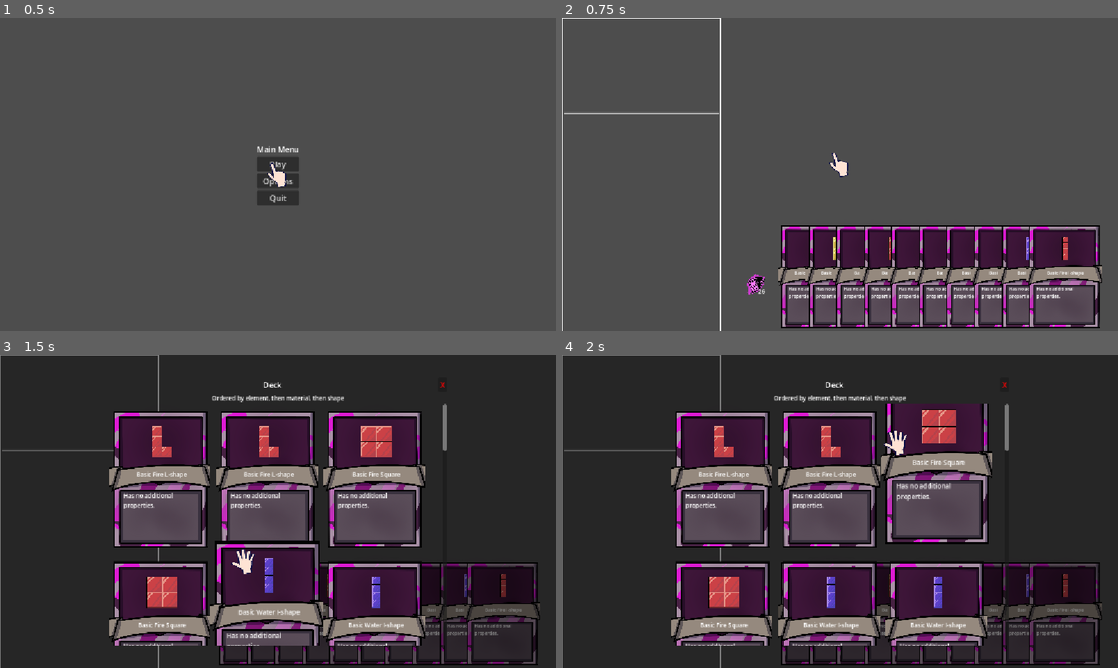
Above: before the commit, frames 1-4 (two rows, left to right).
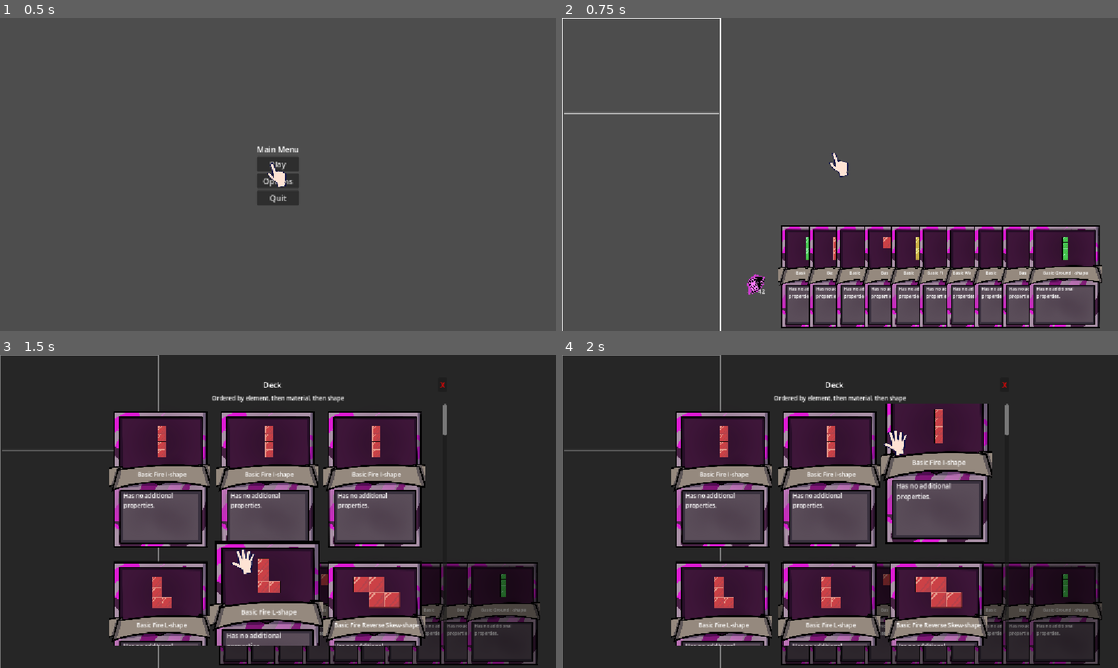
Above: after the commit, the same moments.

Repository: ttcs-games/godot-wild-jam-99
Game: Godot game, scene res://Main_menu.tscn
Same seed, same stepped clock (60 frames per second), same inputs: the game is played once before the commit and once after it.
Inputs (mouse positions are in pixels of both pictures, inside the frame that each line leads up to):
- Up to frame 1 (0.5 s): no input
- Up to frame 2 (0.75 s): click "Play" at 0.5 s
- Up to frame 3 (1.5 s): tap Enter at 1.25 s; drag from (200, 621) to (333, 442) at 1.27 s
- Up to frame 4 (2 s): no input

Frame 1 is identical in both runs. In frame 2, 0.5% of the frame differs, in the area x 35-95%, y 70-90%; in frame 3, 2.9%, in the area x 24-95%, y 22-93%; in frame 4, 2.9%.

Commit message:
Updated Shape Resources and Added Initial Rewards Screen

Diff:
--- /dev/null
+++ b/Rewards_screen.tscn
@@ -0,0 +1,8 @@
+[gd_scene format=3 uid="uid://bfpe6oflplml5"]
+
+[ext_resource type="Script" uid="uid://n51qvajcaiyd" path="res://rewards_screen.gd" id="1_85wn1"]
+
+[node name="RewardsScreen" type="Control" unique_id=1251849727]
+layout_mode = 3
+anchors_preset = 0
+script = ExtResource("1_85wn1")
--- a/data/card_factory.gd
+++ b/data/card_factory.gd
@@ -1,8 +1,15 @@
 class_name CardFactory
 
 const L_SHAPE = preload("res://data/shapes/L_shape.tres")
+const REVERSEL_SHAPE = preload("res://data/shapes/ReverseL_shape.tres")
+
+const SKEW_SHAPE = preload("res://data/shapes/Skew_shape.tres")
+const REVERSESKEW_SHAPE = preload("res://data/shapes/ReverseSkew_shape.tres")
+
 const SQUARE_SHAPE = preload("res://data/shapes/square_shape.tres")
 const I_SHAPE = preload("res://data/shapes/I_shape.tres")
+const T_SHAPE = preload("res://data/shapes/T_shape.tres")
+
 
 const BASIC_MATERIAL = preload("res://data/materials/basic_material.tres")
 
@@ -20,6 +27,26 @@
 	deck.append(make(L_SHAPE.duplicate(), Elements.Id.BLUE, BASIC_MATERIAL))
 	deck.append(make(L_SHAPE.duplicate(), Elements.Id.GREEN, BASIC_MATERIAL))
 	deck.append(make(L_SHAPE.duplicate(), Elements.Id.YELLOW, BASIC_MATERIAL))
+
+	deck.append(make(REVERSEL_SHAPE.duplicate(), Elements.Id.RED, BASIC_MATERIAL))
+	deck.append(make(REVERSEL_SHAPE.duplicate(), Elements.Id.BLUE, BASIC_MATERIAL))
+	deck.append(make(REVERSEL_SHAPE.duplicate(), Elements.Id.GREEN, BASIC_MATERIAL))
+	deck.append(make(REVERSEL_SHAPE.duplicate(), Elements.Id.YELLOW, BASIC_MATERIAL))
+
+	deck.append(make(SKEW_SHAPE.duplicate(), Elements.Id.RED, BASIC_MATERIAL))
+	deck.append(make(SKEW_SHAPE.duplicate(), Elements.Id.BLUE, BASIC_MATERIAL))
+	deck.append(make(SKEW_SHAPE.duplicate(), Elements.Id.GREEN, BASIC_MATERIAL))
+	deck.append(make(SKEW_SHAPE.duplicate(), Elements.Id.YELLOW, BASIC_MATERIAL))
+
+	deck.append(make(REVERSESKEW_SHAPE.duplicate(), Elements.Id.RED, BASIC_MATERIAL))
+	deck.append(make(REVERSESKEW_SHAPE.duplicate(), Elements.Id.BLUE, BASIC_MATERIAL))
+	deck.append(make(REVERSESKEW_SHAPE.duplicate(), Elements.Id.GREEN, BASIC_MATERIAL))
+	deck.append(make(REVERSESKEW_SHAPE.duplicate(), Elements.Id.YELLOW, BASIC_MATERIAL))
+
+	deck.append(make(T_SHAPE.duplicate(), Elements.Id.RED, BASIC_MATERIAL))
+	deck.append(make(T_SHAPE.duplicate(), Elements.Id.BLUE, BASIC_MATERIAL))
+	deck.append(make(T_SHAPE.duplicate(), Elements.Id.GREEN, BASIC_MATERIAL))
+	deck.append(make(T_SHAPE.duplicate(), Elements.Id.YELLOW, BASIC_MATERIAL))
 
 	deck.append(make(I_SHAPE.duplicate(), Elements.Id.RED, BASIC_MATERIAL))
 	deck.append(make(I_SHAPE.duplicate(), Elements.Id.BLUE, BASIC_MATERIAL))
--- /dev/null
+++ b/data/shapes/ReverseL_shape.tres
@@ -0,0 +1,9 @@
+[gd_resource type="Resource" script_class="ShapeData" format=3 uid="uid://c6jqghydqdond"]
+
+[ext_resource type="Script" uid="uid://cu4flg5hjyic8" path="res://data/shape_data.gd" id="1_2be6u"]
+
+[resource]
+script = ExtResource("1_2be6u")
+offsets = Array[Vector2i]([Vector2i(1, 0), Vector2i(1, 1), Vector2i(1, 2), Vector2i(0, 2)])
+display_name = "Reverse L-shape"
+metadata/_custom_type_script = "uid://cu4flg5hjyic8"
--- /dev/null
+++ b/data/shapes/ReverseSkew_shape.tres
@@ -0,0 +1,9 @@
+[gd_resource type="Resource" script_class="ShapeData" format=3 uid="uid://bejaxjbiti8st"]
+
+[ext_resource type="Script" uid="uid://cu4flg5hjyic8" path="res://data/shape_data.gd" id="1_aqw6h"]
+
+[resource]
+script = ExtResource("1_aqw6h")
+offsets = Array[Vector2i]([Vector2i(0, 0), Vector2i(1, 0), Vector2i(1, 1), Vector2i(2, 1)])
+display_name = "Reverse Skew-shape"
+metadata/_custom_type_script = "uid://cu4flg5hjyic8"
--- /dev/null
+++ b/data/shapes/Skew_shape.tres
@@ -0,0 +1,9 @@
+[gd_resource type="Resource" script_class="ShapeData" format=3 uid="uid://d2r367krg154x"]
+
+[ext_resource type="Script" uid="uid://cu4flg5hjyic8" path="res://data/shape_data.gd" id="1_0jnlg"]
+
+[resource]
+script = ExtResource("1_0jnlg")
+offsets = Array[Vector2i]([Vector2i(0, 1), Vector2i(1, 1), Vector2i(1, 0), Vector2i(2, 0)])
+display_name = "Skew-shape"
+metadata/_custom_type_script = "uid://cu4flg5hjyic8"
--- /dev/null
+++ b/data/shapes/T_shape.tres
@@ -0,0 +1,9 @@
+[gd_resource type="Resource" script_class="ShapeData" format=3 uid="uid://dy7k12p10oqx8"]
+
+[ext_resource type="Script" uid="uid://cu4flg5hjyic8" path="res://data/shape_data.gd" id="1_pb4xc"]
+
+[resource]
+script = ExtResource("1_pb4xc")
+offsets = Array[Vector2i]([Vector2i(0, 0), Vector2i(1, 0), Vector2i(2, 0), Vector2i(1, 1)])
+display_name = "T-Shape"
+metadata/_custom_type_script = "uid://cu4flg5hjyic8"
--- /dev/null
+++ b/rewards_screen.gd
@@ -0,0 +1,11 @@
+extends Control
+
+
+# Called when the node enters the scene tree for the first time.
+func _ready() -> void:
+	pass # Replace with function body.
+
+
+# Called every frame. 'delta' is the elapsed time since the previous frame.
+func _process(delta: float) -> void:
+	pass
Not shown, added: rewards_screen.gd.uid
